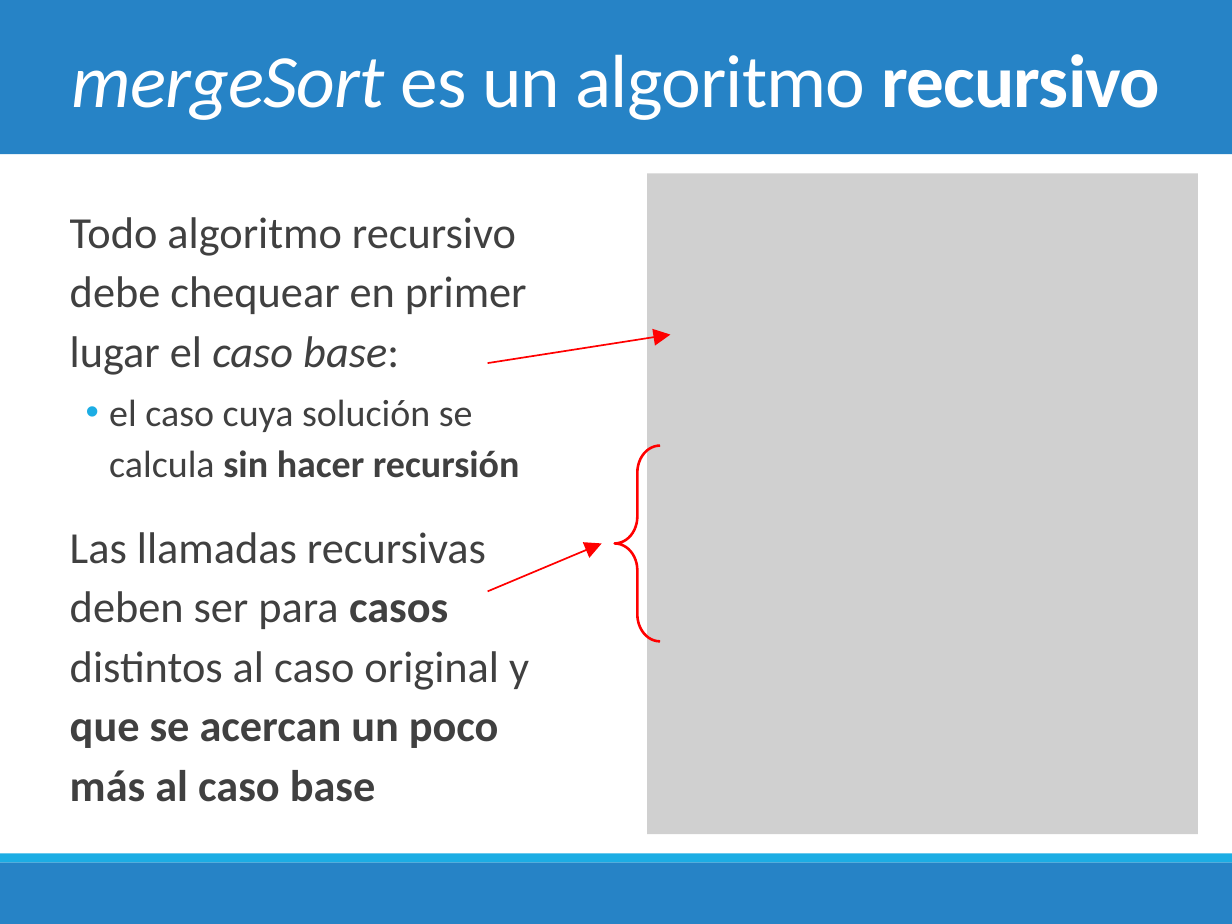
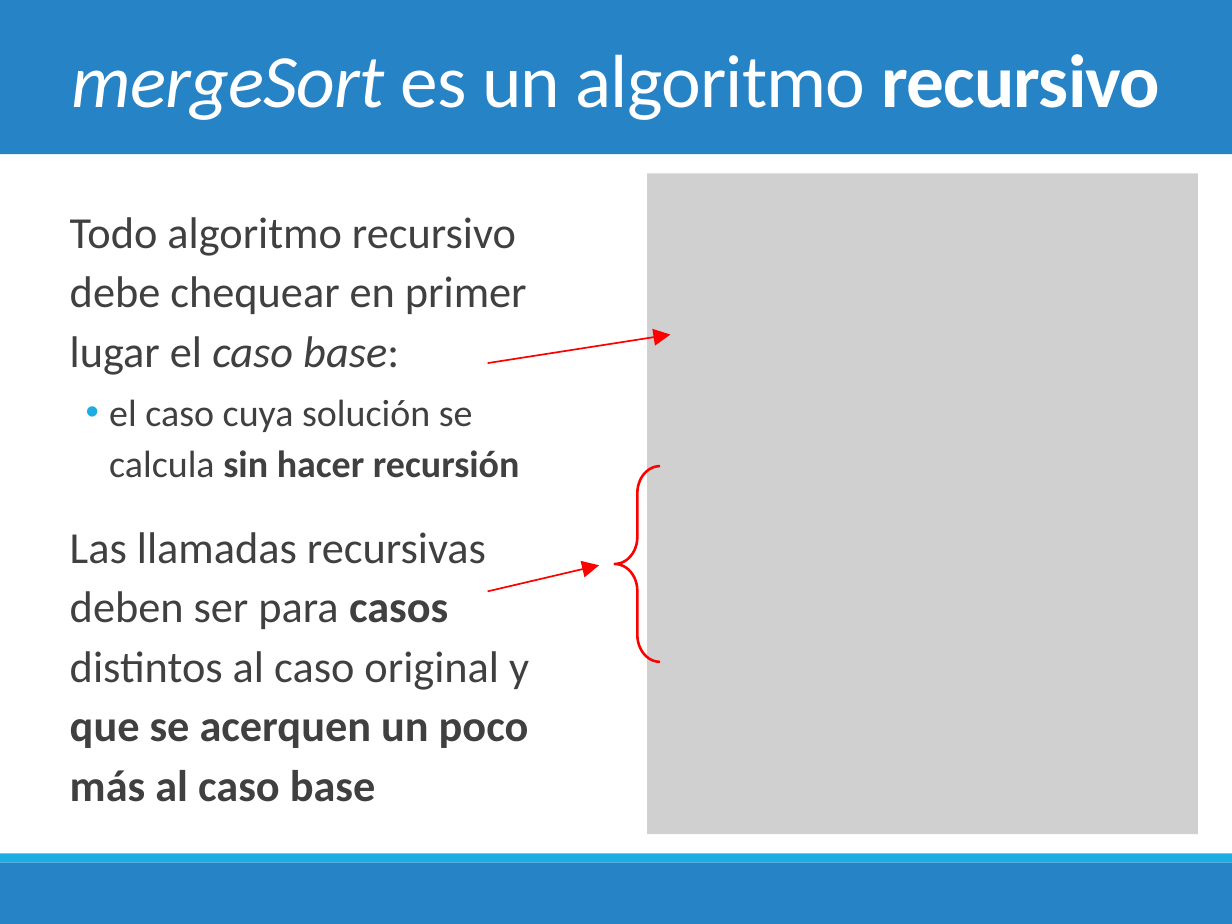
Before and after one commit to chris-carstens/2020-2, a slide deck: slide 16 of Clases/02 - Merge Sort & Dividir para Conquistar/03 - Merge Sort & Dividir para Conquistar.pptx. Drawn at 1232x924 pixels with LibreOffice and Linux fonts; fonts in the diff are those of the drawing; grey boxes stand for pictures. Boxes give left, top, right and bottom in pixels: in the first picture for what was removed or moved away, otherwise in the second. Text is boxed around its words. In the diff, an @@ line names an element or a change of style, - is before the commit and + after.

```diff
--- a/Clases/02 - Merge Sort & Dividir para Conquistar/03 - Merge Sort & Dividir para Conquistar.pptx
+++ b/Clases/02 - Merge Sort & Dividir para Conquistar/03 - Merge Sort & Dividir para Conquistar.pptx
@@ left brace: place and size @@
-left brace at (615,446,660,642)
+left brace at (615,466,660,662)
@@ text at (70,532,529,802): text changed @@
-  Las llamadas recursivas deben ser para casos distintos al caso original y que se acercan un poco más al caso base
+  Las llamadas recursivas deben ser para casos distintos al caso original y que se acerquen un poco más al caso base
@@ arrow moved from (488, 591) - (601, 543) to (488, 591) - (599, 565) @@
```
Also in this commit, not shown: 8 other slides changed, 1 slide added, 7 other files.
